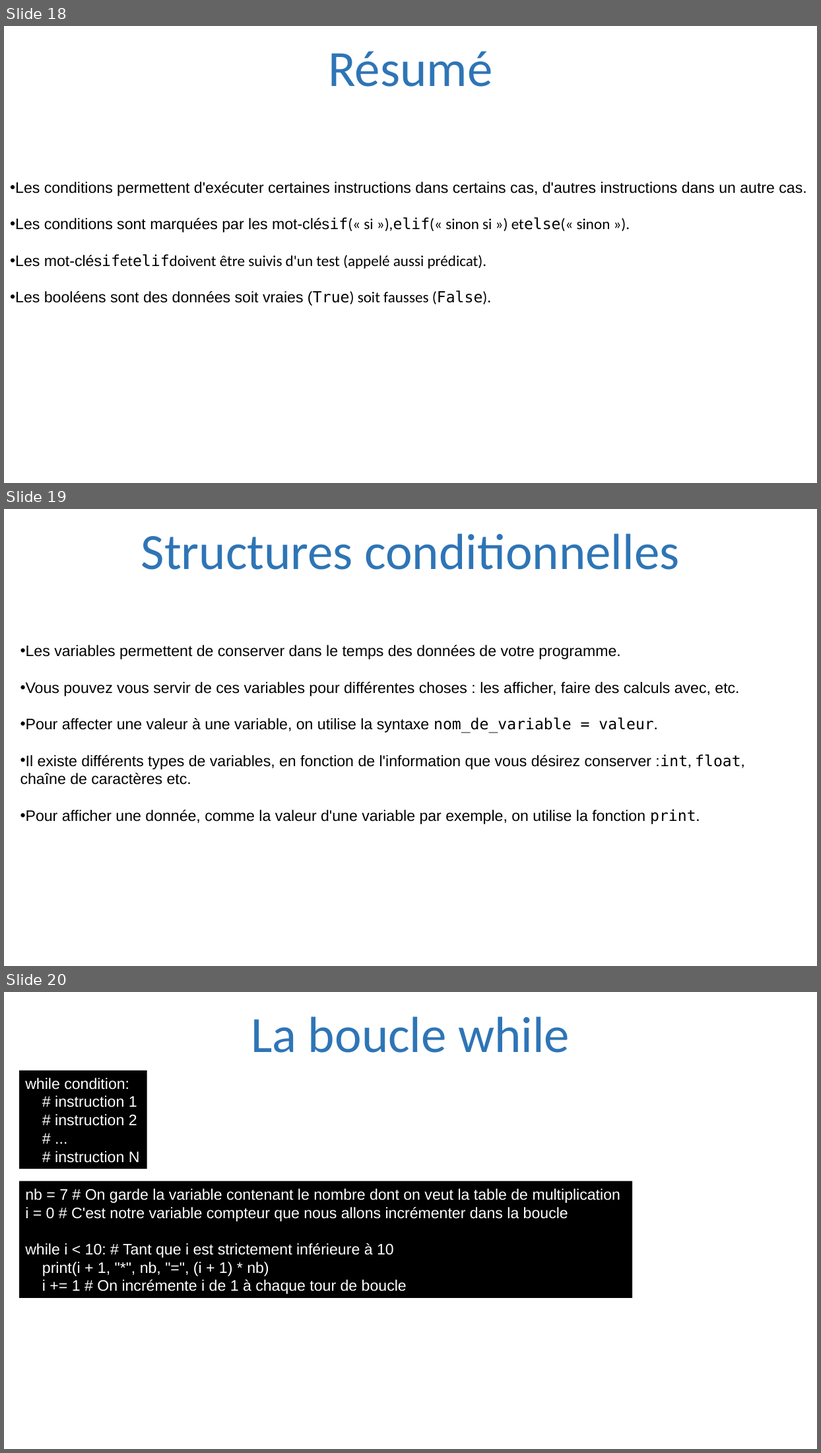
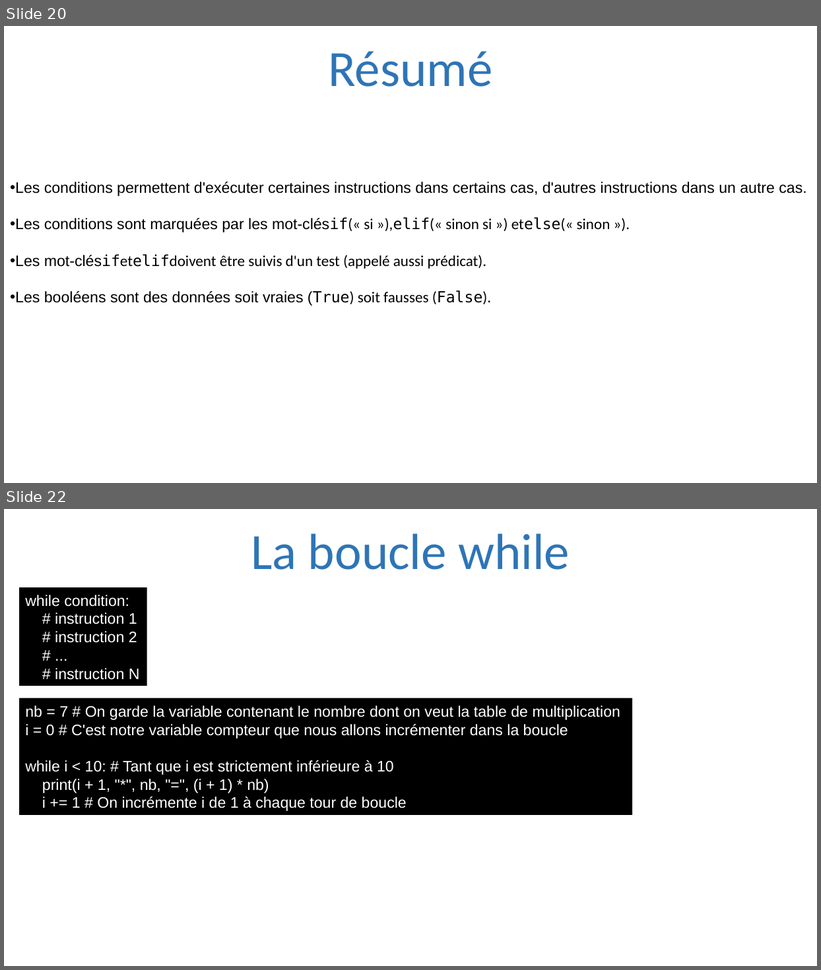
Before and after one commit to julienPalleau/PythonDoc, a slide deck: Python-resume.pptx. Shown one above the other, each under a label of ours: slides 18, 19 and 20 before the commit, slides 20 and 22 after it; the slides between them are not shown. The pictures are 821x1453 and 821x970 pixels, drawn with LibreOffice and Linux fonts; fonts in the diff are those of the drawing. Boxes give left, top, right and bottom in pixels: in the first picture for what was removed or moved away, otherwise in the second. Text is boxed around its words. In the diff, an @@ line names an element or a change of style, - is before the commit and + after.

```diff
--- a/Python-resume.pptx
+++ b/Python-resume.pptx
@@ slide 19 removed at (4,509,817,966), background #FFFFFF @@
@@ title removed at (141,533,679,570) @@
-Structures conditionnelles
@@ text removed at (20,645,745,824) @@
-• Les variables permettent de conserver dans le temps des données de votre programme.
-• Vous pouvez vous servir de ces variables pour différentes choses : les afficher, faire des calculs avec, etc.
-• Pour affecter une valeur à une variable, on utilise la syntaxe nom_de_variable = valeur.
-• Il existe différents types de variables, en fonction de l'information que vous désirez conserver :int, float,
-chaîne de caractères etc.
-• Pour afficher une donnée, comme la valeur d'une variable par exemple, on utilise la fonction print.
@@ what was slide 18 is now slide 20 @@
@@ what was slide 20 is now slide 22 @@
```
Also in this commit, not shown: 4 slides changed, 18 slides added.
